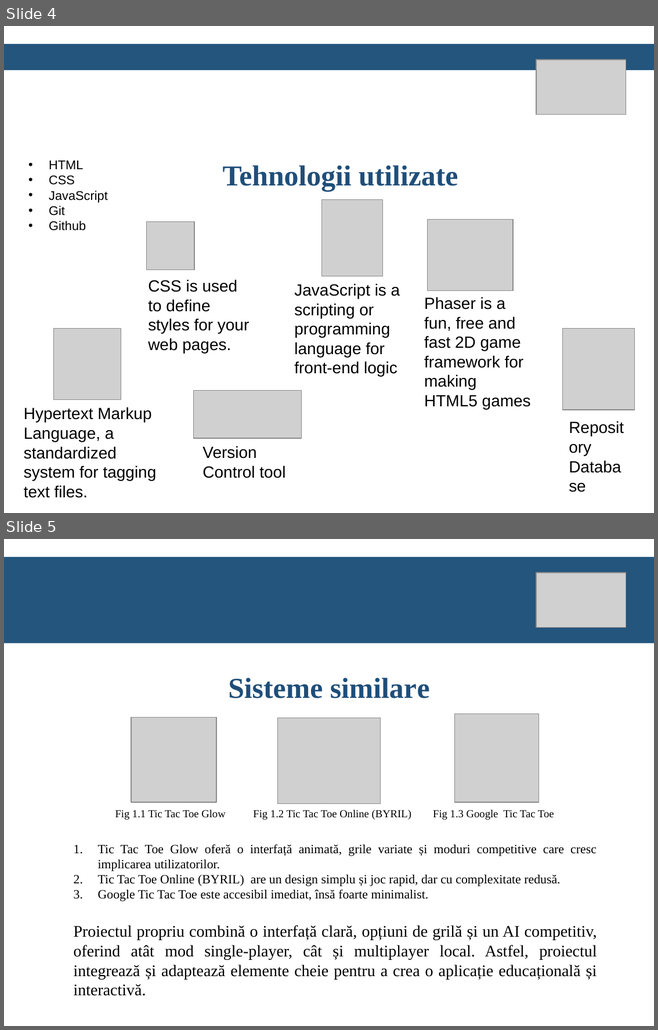
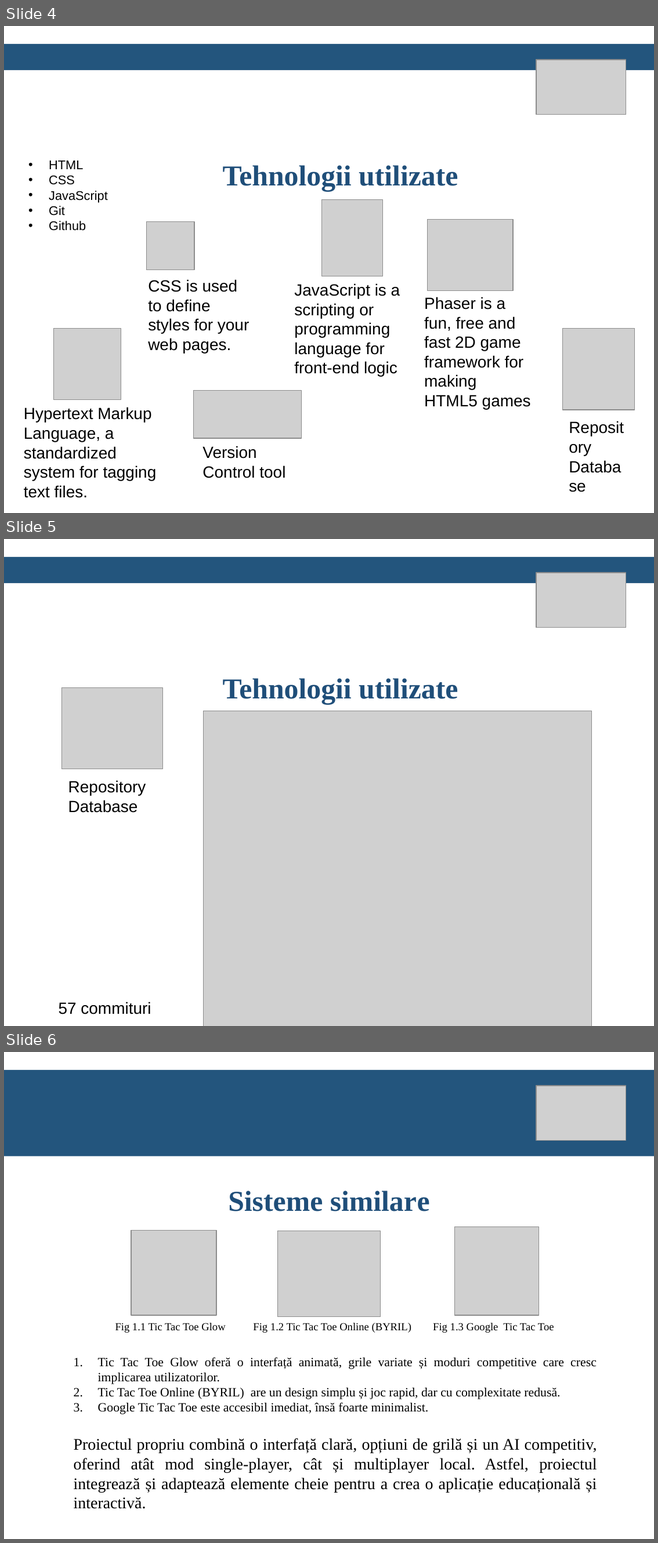
Before and after one commit to DrWine/PTPP241_Task1, a slide deck: Prezentare_Template.pptx. Shown one above the other, each under a label of ours: slides 4 and 5 before the commit, slides 4, 5 and 6 after it. The pictures are 658x1030 and 658x1543 pixels, drawn with LibreOffice and Linux fonts; fonts in the diff are those of the drawing; grey boxes stand for pictures; background and template pictures are left out. Boxes give left, top, right and bottom in pixels: in the first picture for what was removed or moved away, otherwise in the second. Text is boxed around its words. In the diff, an @@ line names an element or a change of style, - is before the commit and + after.

```diff
--- a/Prezentare_Template.pptx
+++ b/Prezentare_Template.pptx
@@ slide 5 added at [4,539,654,1026], background picture (left out) @@
@@ rectangle added at [4,557,654,583], fill #23557D @@
@@ picture added at [536,573,626,627] @@
@@ picture added at [62,687,162,769] @@
@@ text added at [223,678,458,704], 32 pt, text #1F4E79, bold @@
+Tehnologii utilizate
@@ picture added at [203,711,591,1026] @@
@@ text added at [68,780,146,813], 18 pt, text #000000 @@
+Repository Database
@@ text added at [59,1002,151,1015], 18 pt, text #000000 @@
+57 commituri
@@ what was slide 5 is now slide 6 @@
```
Also in this commit, not shown: 7 other files.
